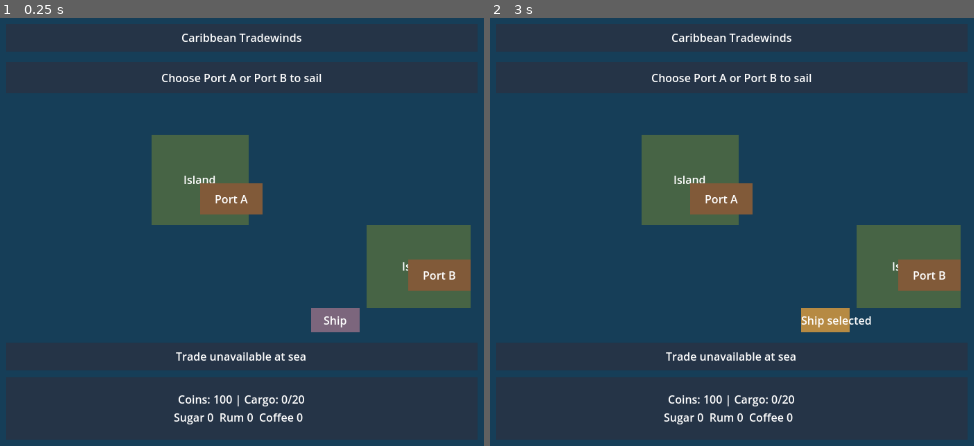
Above: before the commit, frames 1-2 (left to right).
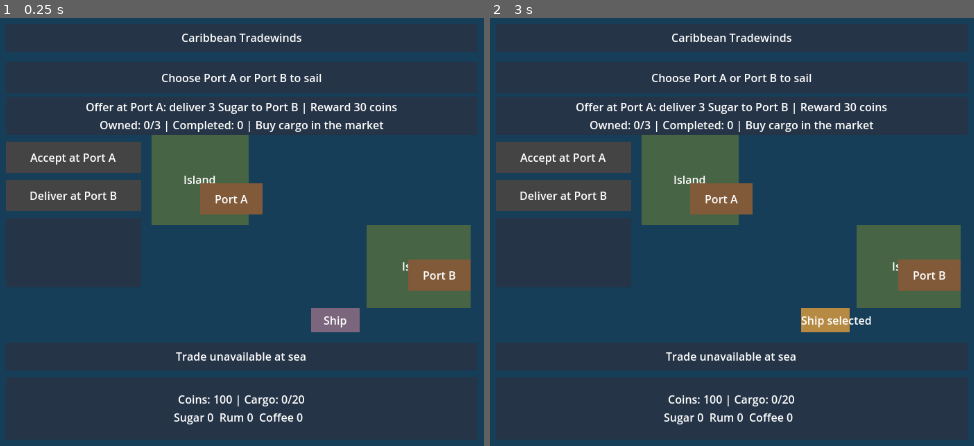
Above: after the commit, the same moments.

Repository: ernesto-tapia/tradewinds
Game: Godot game, scene res://main.tscn
Two runs of this game, one before a commit and one after it. Both use one fixed random seed, a clock stepped at 60 frames per second and the inputs below.
Inputs (mouse positions are in pixels of both pictures, inside the frame that each line leads up to):
- Up to frame 1 (0.25 s): no input
- Up to frame 2 (3 s): tap Enter at 0.5, 2 s; move the mouse to (outside the picture) at 0.52 s; click (outside the picture) at 0.67 s; tap Space at 1.25, 2.75 s; move the mouse to (727, 261) at 1.27 s; click (727, 261) at 1.42 s; move the mouse to (969, 142) at 2.02 s; click (969, 142) at 2.17 s; move the mouse to (848, 330) at 2.77 s; click (848, 330) at 2.92 s

The runs differ from the first frame. In frame 1, 5.5% of the frame differs, in the area x 1-83%, y 19-46%; in frame 2, 5.5%.

Commit message:
KAN-15: implement and validate story

Diff:
--- /dev/null
+++ b/game/contract_board.gd
@@ -0,0 +1,64 @@
+extends Node
+
+const Delivery = preload("res://delivery_contract.gd")
+var delivery
+var details: Label
+var accept_button: ColorRect
+var complete_button: ColorRect
+var feedback: Label
+
+func _ready() -> void:
+    # Parent builds the existing map and market before this overlay is added.
+    call_deferred("build_board")
+
+func build_board() -> void:
+    var main = get_parent()
+    delivery = Delivery.new(main.game_state)
+    details = main.caption(main.box("ContractDetails", Vector2(10, 115), Vector2(680, 55), Color("253447"), "Delivery contract"))
+    accept_button = main.box("AcceptContract", Vector2(10, 180), Vector2(195, 45), Color("46604c"), "Accept at Port A")
+    complete_button = main.box("CompleteContract", Vector2(10, 235), Vector2(195, 45), Color("46604c"), "Deliver at Port B")
+    feedback = main.caption(main.box("ContractFeedback", Vector2(10, 290), Vector2(195, 100), Color("253447"), ""))
+    feedback.autowrap_mode = TextServer.AUTOWRAP_WORD_SMART
+    accept_button.mouse_filter = Control.MOUSE_FILTER_STOP
+    complete_button.mouse_filter = Control.MOUSE_FILTER_STOP
+    accept_button.gui_input.connect(_accept_input)
+    complete_button.gui_input.connect(_complete_input)
+    refresh_contract()
+
+func accept_contract(contract_id: String = "deliver_sugar") -> bool:
+    var accepted: bool = delivery.accept_contract(contract_id)
+    feedback.text = "Accepted: bring 3 Sugar to Port B." if accepted else "Accept at Port A with no active contract."
+    refresh_contract()
+    return accepted
+
+func complete_contract(contract_id: String = "deliver_sugar") -> bool:
+    var completed: bool = delivery.complete_contract(contract_id)
+    feedback.text = "Delivered! +30 coins. Return to Port A to replay." if completed else "Requires an active contract and 3 Sugar, docked at Port B."
+    get_parent().refresh_market()
+    refresh_contract()
+    return completed
+
+func get_contract_data() -> Dictionary:
+    return delivery.get_contract_data()
+
+func _accept_input(event: InputEvent) -> void:
+    if get_parent().pressed(event):
+        accept_contract()
+
+func _complete_input(event: InputEvent) -> void:
+    if get_parent().pressed(event):
+        complete_contract()
+
+func _process(_delta: float) -> void:
+    if delivery != null:
+        refresh_contract()
+
+func refresh_contract() -> void:
+    var data: Dictionary = delivery.get_contract_data()
+    var state = get_parent().game_state
+    var status: String = "Active" if data.active else "Offer at Port A"
+    details.text = "%s: deliver 3 Sugar to Port B | Reward 30 coins\nOwned: %d/3 | Completed: %d | Buy cargo in the market" % [status, state.cargo.quantity("sugar"), data.completed_count]
+    var can_accept: bool = not data.active and state.can_trade() and state.docked_port_id == "Port A"
+    var can_complete: bool = data.active and state.can_trade() and state.docked_port_id == "Port B" and state.cargo.quantity("sugar") >= 3
+    accept_button.color = Color("46604c") if can_accept else Color("444444")
+    complete_button.color = Color("46604c") if can_complete else Color("444444")
--- /dev/null
+++ b/game/contract_check.gd
@@ -0,0 +1,84 @@
+extends Node
+
+const Models = preload("res://data_models.gd")
+const Delivery = preload("res://delivery_contract.gd")
+
+func require_condition(value: bool, message: String) -> bool:
+    if not value:
+        push_error("KAN-15: " + message)
+        get_tree().quit(1)
+    return value
+
+func snapshot(state, delivery) -> Dictionary:
+    return {
+        "coins": state.wallet.coins,
+        "cargo": state.cargo.quantities.duplicate(true),
+        "contract": delivery.get_contract_data(),
+        "stock_a": state.markets["Port A"].inventory.duplicate(true),
+        "stock_b": state.markets["Port B"].inventory.duplicate(true)
+    }
+
+func _ready() -> void:
+    if DisplayServer.get_name() == "headless":
+        call_deferred("run_checks")
+
+func run_checks() -> void:
+    var state = Models.new()
+    var delivery = Delivery.new(state)
+    var before: Dictionary = snapshot(state, delivery)
+    if not require_condition(not delivery.accept_contract() and not delivery.complete_contract() and snapshot(state, delivery) == before, "at-sea requests must reject without mutation"):
+        return
+    state.docked_port_id = "Port B"
+    if not require_condition(not delivery.accept_contract() and not delivery.complete_contract() and snapshot(state, delivery) == before, "offer is only at Port A; delivery requires acceptance"):
+        return
+    state.docked_port_id = "Port A"
+    state.ship.position = state.ports["Port A"].position
+    if not require_condition(not delivery.accept_contract("missing") and snapshot(state, delivery) == before, "unknown contract must reject atomically"):
+        return
+    if not require_condition(delivery.accept_contract() and state.wallet.coins == 100 and state.cargo.total() == 0, "acceptance must activate without granting cargo or coins"):
+        return
+    before = snapshot(state, delivery)
+    if not require_condition(not delivery.accept_contract() and not delivery.complete_contract() and snapshot(state, delivery) == before, "duplicate acceptance and wrong destination must reject atomically"):
+        return
+    if not require_condition(state.buy("sugar", 3) and state.buy("rum", 1), "cargo purchase fixture"):
+        return
+    before = snapshot(state, delivery)
+    if not require_condition(not delivery.complete_contract() and snapshot(state, delivery) == before, "sufficient cargo at origin must not complete"):
+        return
+    if not require_condition(state.start_voyage("Port B"), "departure must succeed"):
+        return
+    if not require_condition(not delivery.complete_contract() and snapshot(state, delivery) == before, "cargo cannot be delivered during voyage"):
+        return
+    state.advance_voyage(100.0)
+    if not require_condition(state.sell("sugar", 1), "insufficient cargo fixture"):
+        return
+    before = snapshot(state, delivery)
+    if not require_condition(not delivery.complete_contract() and snapshot(state, delivery) == before, "short cargo must reject atomically"):
+        return
+    if not require_condition(state.buy("sugar", 2), "surplus cargo fixture"):
+        return
+    before = snapshot(state, delivery)
+    if not require_condition(not delivery.complete_contract("missing") and snapshot(state, delivery) == before, "unknown delivery must reject atomically"):
+        return
+    if not require_condition(delivery.complete_contract() and state.wallet.coins == before.coins + 30 and state.cargo.quantity("sugar") == 1 and state.cargo.quantity("rum") == 1 and not delivery.active and delivery.completed_count == 1 and state.contracts["deliver_sugar"].completed, "delivery must consume exactly three Sugar and pay once"):
+        return
+    if not require_condition(state.markets["Port A"].inventory == before.stock_a and state.markets["Port B"].inventory == before.stock_b, "delivery must preserve market inventory"):
+        return
+    before = snapshot(state, delivery)
+    if not require_condition(not delivery.complete_contract() and not delivery.accept_contract() and snapshot(state, delivery) == before, "completed contract cannot pay again or restart at destination"):
+        return
+    if not require_condition(state.start_voyage("Port A"), "return voyage"):
+        return
+    state.advance_voyage(100.0)
+    if not require_condition(delivery.accept_contract() and not state.contracts["deliver_sugar"].completed and state.buy("sugar", 2), "repeat offer must accept and reset completion"):
+        return
+    if not require_condition(state.start_voyage("Port B"), "repeat departure"):
+        return
+    state.advance_voyage(100.0)
+    var coins: int = state.wallet.coins
+    if not require_condition(delivery.complete_contract() and delivery.completed_count == 2 and state.wallet.coins == coins + 30 and state.cargo.quantity("sugar") == 0, "second delivery must consume fresh cargo and reward once"):
+        return
+    var board = get_parent().get_node("ContractBoard")
+    if not require_condition(board.delivery != null and board.details != null and board.accept_button != null and board.complete_button != null, "scene must build contract controls"):
+        return
+    print("KAN-15 contracts passed: origin-only acceptance, atomic rejection, destination and cargo gates, exact consumption and reward, no duplicate payout, repeat delivery, scene controls")
--- /dev/null
+++ b/game/delivery_contract.gd
@@ -0,0 +1,45 @@
+extends RefCounted
+
+# One repeatable offer. Acceptance never grants cargo or payment.
+const CONTRACT_ID: String = "deliver_sugar"
+const ORIGIN: String = "Port A"
+var state
+var active: bool = false
+var completed_count: int = 0
+
+func _init(game_state) -> void:
+    state = game_state
+
+func accept_contract(contract_id: String = CONTRACT_ID) -> bool:
+    if contract_id != CONTRACT_ID or active or not state.can_trade() or state.docked_port_id != ORIGIN:
+        return false
+    active = true
+    state.contracts[CONTRACT_ID].completed = false
+    return true
+
+func complete_contract(contract_id: String = CONTRACT_ID) -> bool:
+    if contract_id != CONTRACT_ID or not active or not state.can_trade():
+        return false
+    var contract = state.contracts[CONTRACT_ID]
+    if state.docked_port_id != contract.destination_id or state.cargo.quantity(contract.good_id) < contract.quantity:
+        return false
+    state.cargo.quantities[contract.good_id] = state.cargo.quantity(contract.good_id) - contract.quantity
+    state.wallet.coins += contract.reward
+    contract.completed = true
+    active = false
+    completed_count += 1
+    return true
+
+func get_contract_data() -> Dictionary:
+    var contract = state.contracts[CONTRACT_ID]
+    return {
+        "id": CONTRACT_ID,
+        "origin_id": ORIGIN,
+        "destination_id": contract.destination_id,
+        "good_id": contract.good_id,
+        "quantity": contract.quantity,
+        "reward": contract.reward,
+        "active": active,
+        "completed": contract.completed,
+        "completed_count": completed_count
+    }
--- a/game/main.tscn
+++ b/game/main.tscn
@@ -1,10 +1,16 @@
-[gd_scene load_steps=4 format=3]
+[gd_scene load_steps=6 format=3]
 [ext_resource type="Script" path="res://main.gd" id="1"]
 [ext_resource type="Script" path="res://voyage_check.gd" id="2"]
 [ext_resource type="Script" path="res://economy_check.gd" id="3"]
+[ext_resource type="Script" path="res://contract_board.gd" id="4"]
+[ext_resource type="Script" path="res://contract_check.gd" id="5"]
 [node name="Main" type="Node2D"]
 script=ExtResource("1")
 [node name="VoyageInteractionCheck" type="Node" parent="."]
 script=ExtResource("2")
 [node name="EconomyStateCheck" type="Node" parent="."]
 script=ExtResource("3")
+[node name="ContractBoard" type="Node" parent="."]
+script=ExtResource("4")
+[node name="ContractStateCheck" type="Node" parent="."]
+script=ExtResource("5")
Not shown, added: game/contract_board.gd.uid
Not shown, added: game/contract_check.gd.uid
Not shown, added: game/delivery_contract.gd.uid
Not shown, added: docs/game/KAN-15.md
